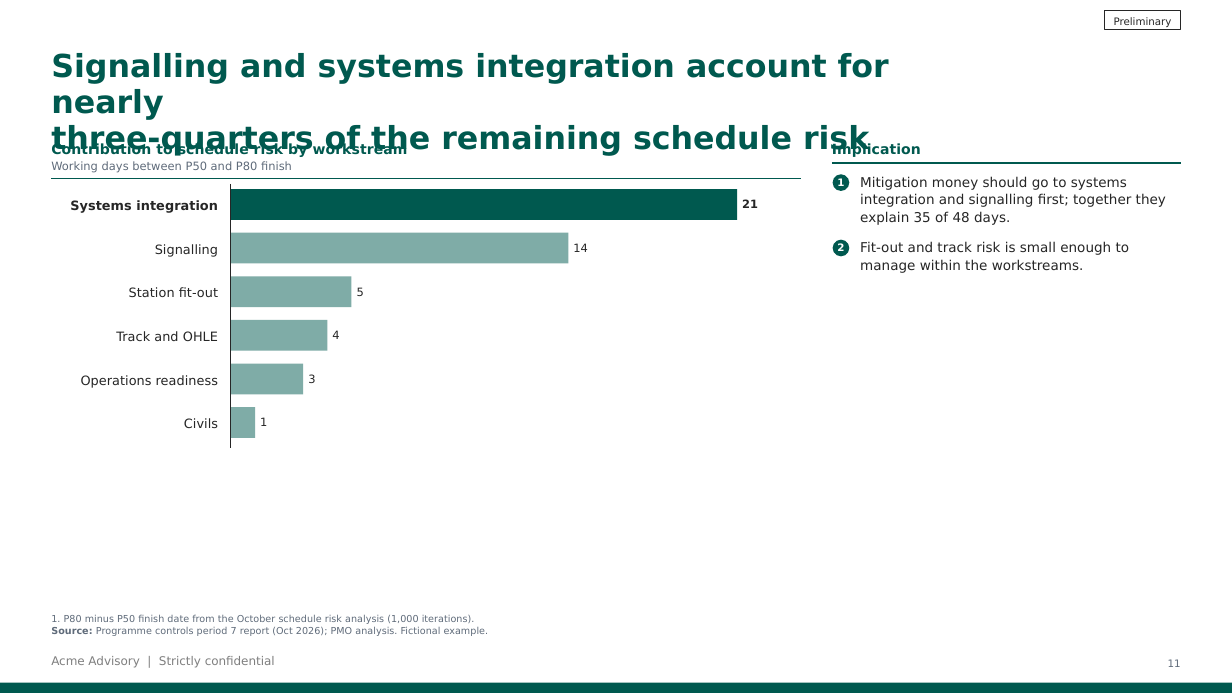
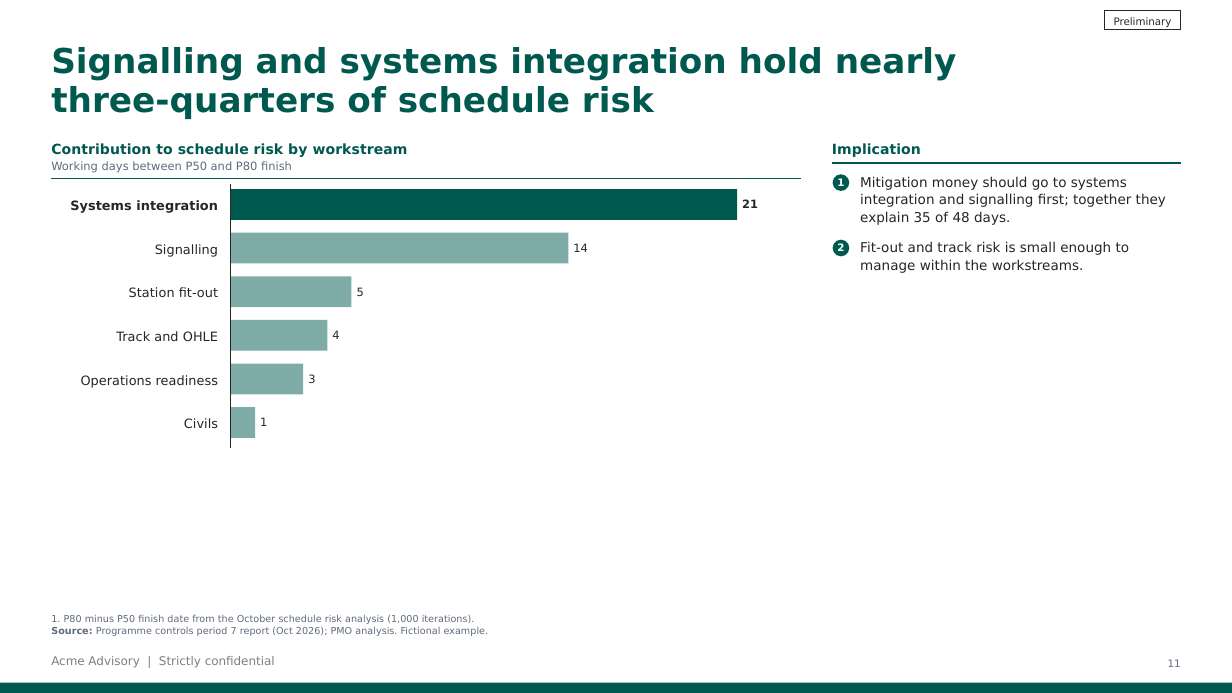
Before and after one commit to ali-lari1/consulting-deck-studio, a slide deck: slide 11 of examples/template-demo/deck.pptx. Drawn at 1232x693 pixels with LibreOffice and Linux fonts; fonts in the diff are those of the drawing; background and template pictures are left out. Boxes give left, top, right and bottom in pixels: in the first picture for what was removed or moved away, otherwise in the second. Text is boxed around its words. In the diff, an @@ line names an element or a change of style, - is before the commit and + after.

```diff
--- a/examples/template-demo/deck.pptx
+++ b/examples/template-demo/deck.pptx
@@ title at (51,47,957,119): text changed; size 18.5 to 20 pt @@
-Signalling and systems integration account for nearly
-three-quarters of the remaining schedule risk
+Signalling and systems integration hold nearly
+three-quarters of schedule risk
```
Also in this commit, not shown: 3 other slides changed, 24 other files.
